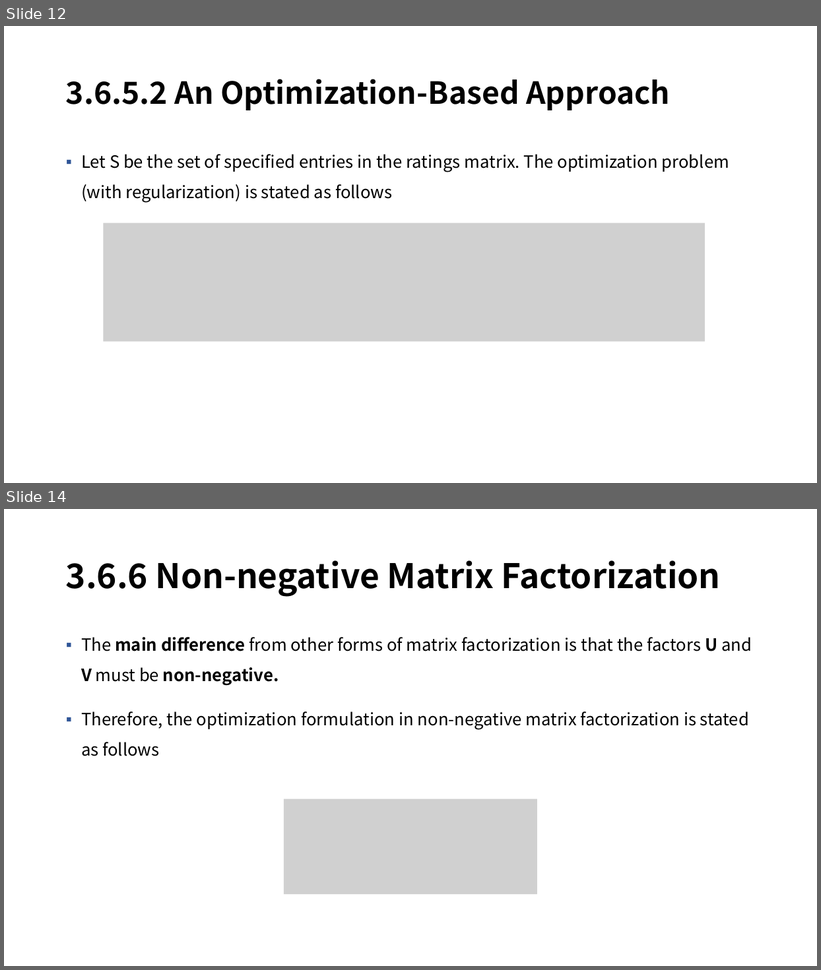
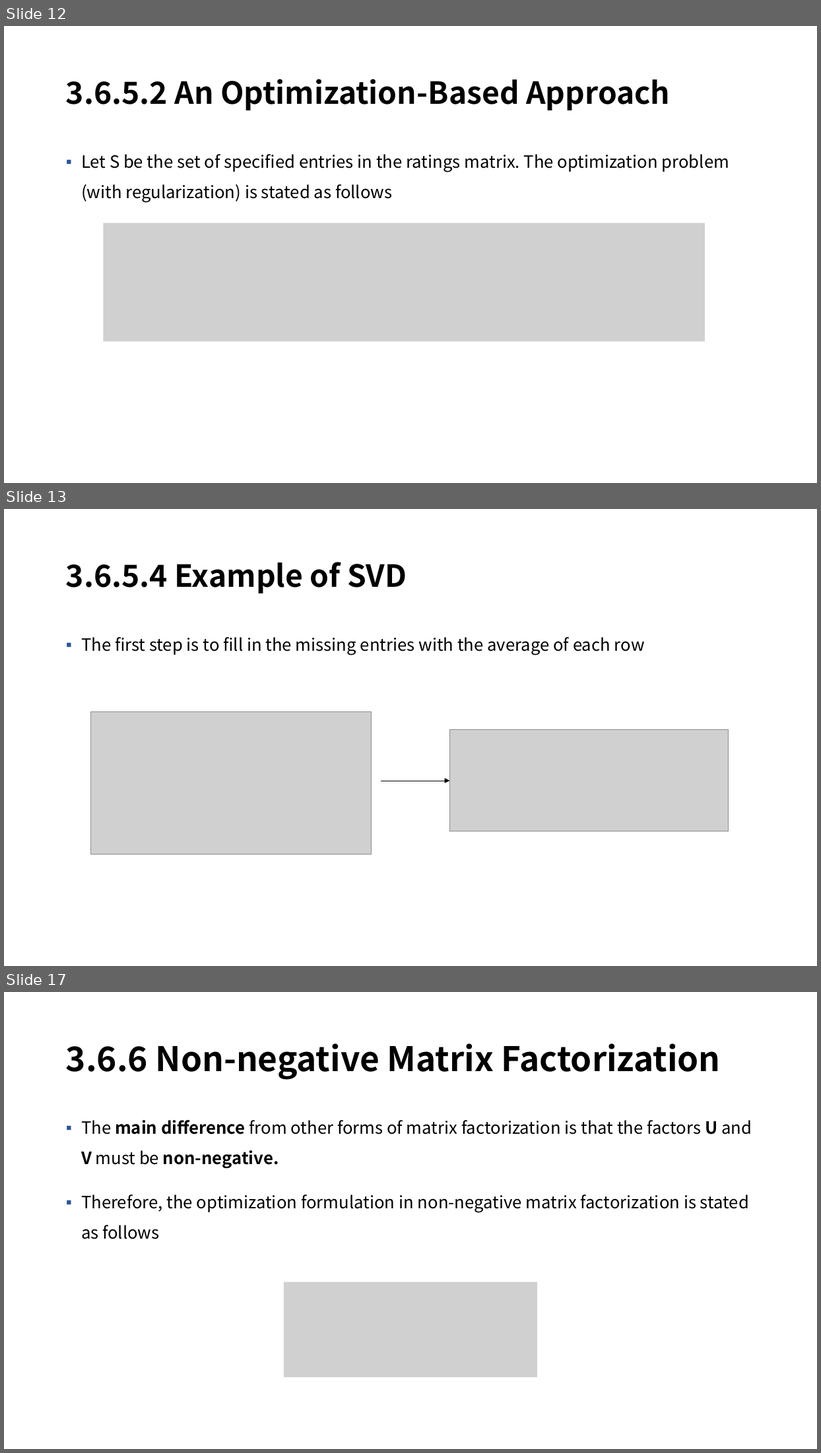
Before and after one commit to mmvv11/GraduateStudies, a slide deck: RecSysStudy/Recommender System ch.3.6.5~.pptx. Shown one above the other, each under a label of ours: slides 12 and 14 before the commit, slides 12, 13 and 17 after it; the slides between them are not shown. The pictures are 821x970 and 821x1453 pixels, drawn with LibreOffice and Linux fonts; fonts in the diff are those of the drawing; grey boxes stand for pictures; background and template pictures are left out. Boxes give left, top, right and bottom in pixels: in the first picture for what was removed or moved away, otherwise in the second. Text is boxed around its words. In the diff, an @@ line names an element or a change of style, - is before the commit and + after.

```diff
--- a/RecSysStudy/Recommender System ch.3.6.5~.pptx
+++ b/RecSysStudy/Recommender System ch.3.6.5~.pptx
@@ slide 13 added at [4, 509, 817, 966], background picture (left out) @@
@@ title added at [66, 562, 407, 593], 36 pt, text #000000, bold @@
+3.6.5.4 Example of SVD
@@ text added at [81, 637, 645, 656], 20 pt, text #000000 @@
+▪ The first step is to fill in the missing entries with the average of each row
@@ picture added at [90, 712, 371, 854] @@
@@ picture added at [450, 730, 729, 832] @@
@@ arrow added from (381, 781) to (450, 781), #000000 0.5 pt @@
@@ what was slide 14 is now slide 17 @@
```
Also in this commit, not shown: 2 slides changed, 3 other slides added, 1 slide removed.
